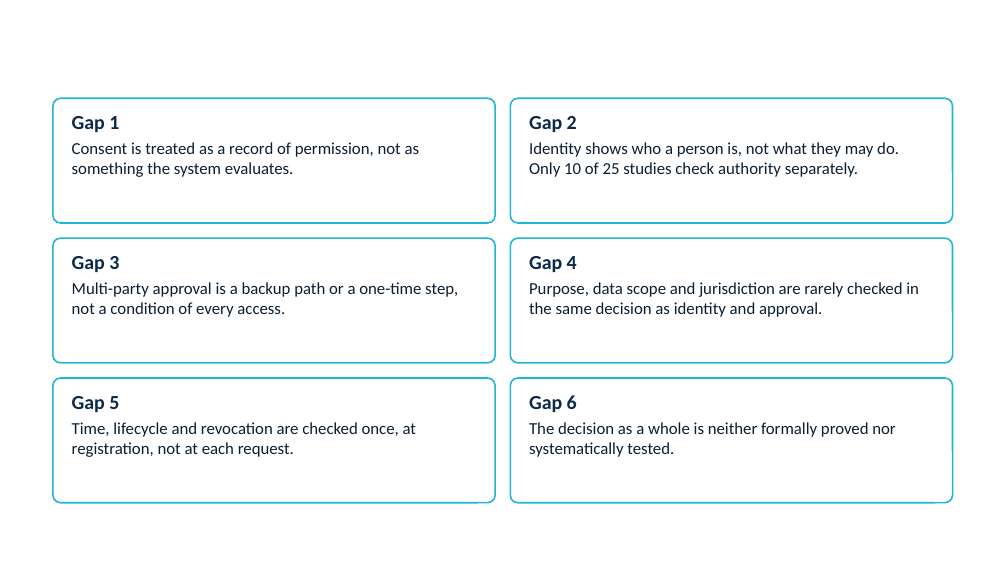
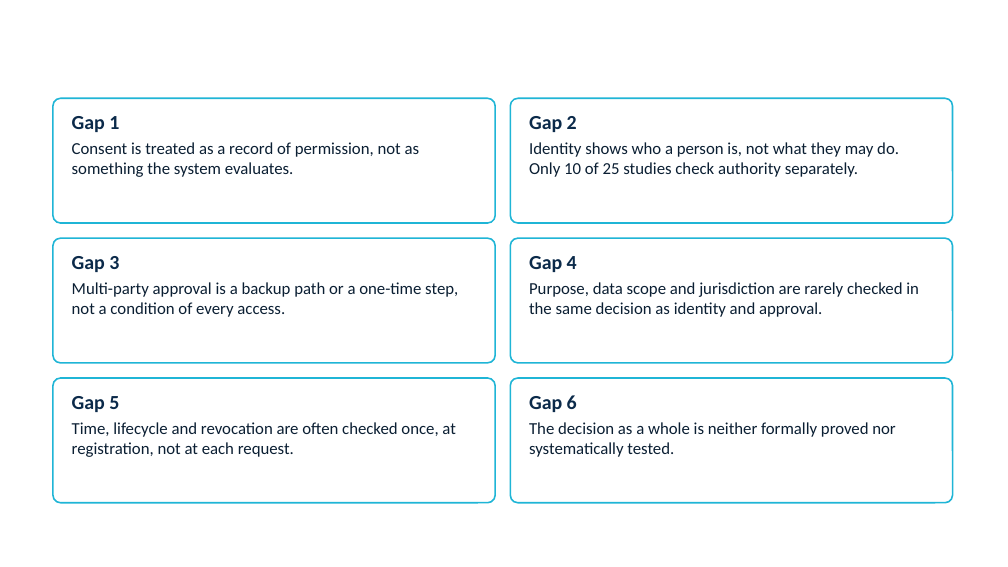
Before and after one commit to yasir12345678900/HealthRWA-Sepolia-Personal-try, a slide deck: slide 7 of docs/Yasir_Candidature_Reassessment_Slides_Simple.pptx. Drawn at 1008x567 pixels with LibreOffice and Linux fonts; fonts in the diff are those of the drawing; background and template pictures are left out. Boxes give left, top, right and bottom in pixels: in the first picture for what was removed or moved away, otherwise in the second. Text is boxed around its words. In the diff, an @@ line names an element or a change of style, - is before the commit and + after.

```diff
--- a/docs/Yasir_Candidature_Reassessment_Slides_Simple.pptx
+++ b/docs/Yasir_Candidature_Reassessment_Slides_Simple.pptx
@@ text at (x1=72, y1=422, x2=455, y2=457): text changed @@
-Time, lifecycle and revocation are checked once, at registration, not at each request.
+Time, lifecycle and revocation are often checked once, at registration, not at each request.
```
Also in this commit, not shown: 15 other slides changed, 1 other file.
